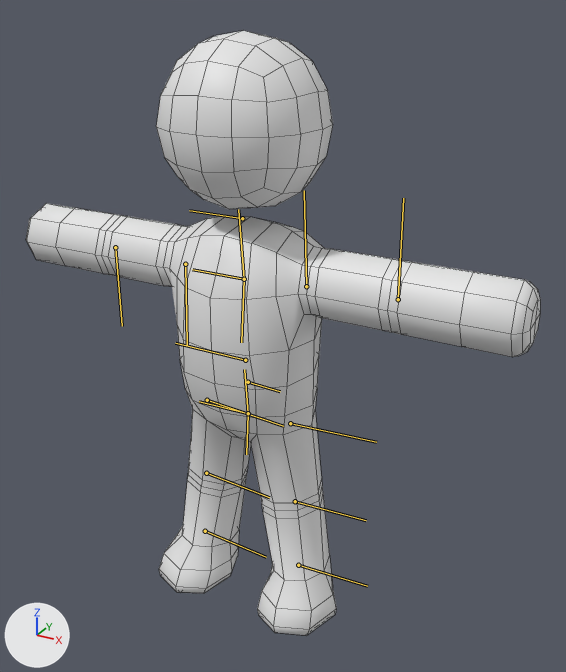
Two versions of the FBX model Assets/Models/Civilian/Civilian.FBX, one commit apart.
Both versions are drawn from a camera (50 mm lens) standing at (0.0277, -0.0449, 0.0463) and looking at (0.0018, 0.0022, 0.0227). Arrows for +X, +Y and +Z are at lower left; the lights stay in place. The bones that bend it are drawn over the model as lines. Mesh edges are drawn as thin lines.

The first picture shows 'Civilian'.
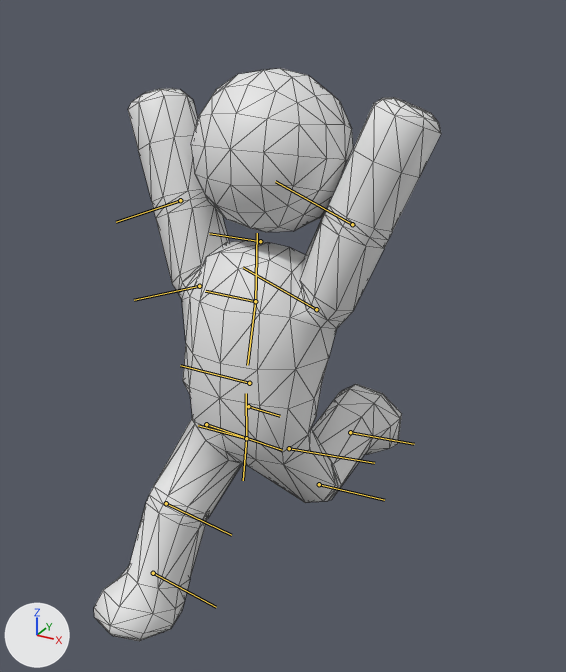
The newer file adds an action. The first version stands in its rest pose; the second is drawn at frame 21 of the action 'run'.

Patch to the scene script:
```diff
--- a/Assets/Models/Civilian/Civilian.FBX.py
+++ b/Assets/Models/Civilian/Civilian.FBX.py
@@ bone_civilian_pelvis @@
 bone_civilian_pelvis = bpy.data.objects['Armature'].pose.bones['Civilian_pelvis']
-bone_civilian_pelvis.location = (0.0, 0.0, 0.0)
-bone_civilian_pelvis.rotation_quaternion = (1.0, 0.0, 0.0, 0.0)  # degrees (0, 0, 0)
+bone_civilian_pelvis.location = (0.082, 0.003, 0.0)
+bone_civilian_pelvis.rotation_quaternion = (0.999, 0.002, -0.048, 0.0)  # degrees (0, -5, 0)
@@ bone_civilian_upperlegl @@
 bone_civilian_upperlegl = bpy.data.objects['Armature'].pose.bones['Civilian_UpperlegL']  # child of 'Civilian_ThighL'
-bone_civilian_upperlegl.rotation_quaternion = (1.0, 0.0, 0.0, 0.0)  # degrees (0, 0, 0)
+bone_civilian_upperlegl.rotation_quaternion = (0.933, -0.012, 0.36, 0.027)  # degrees (0, 42, 3)
@@ bone_civilian_lowerlegl @@
 bone_civilian_lowerlegl = bpy.data.objects['Armature'].pose.bones['Civilian_LowerlegL']  # child of 'Civilian_UpperlegL'
-bone_civilian_lowerlegl.rotation_quaternion = (1.0, 0.0, 0.0, 0.0)  # degrees (0, 0, 0)
+bone_civilian_lowerlegl.rotation_quaternion = (0.804, 0.005, 0.593, 0.05)  # degrees (13, 72, 16)
@@ bone_civilian_footl @@
 bone_civilian_footl = bpy.data.objects['Armature'].pose.bones['Civilian_FootL']  # child of 'Civilian_LowerlegL'
-bone_civilian_footl.rotation_quaternion = (1.0, 0.0, 0.0, 0.0)  # degrees (0, 0, 0)
+bone_civilian_footl.rotation_quaternion = (1.0, -0.002, -0.028, 0.0)  # degrees (0, -3, 0)
@@ bone_civilian_upperlegr @@
 bone_civilian_upperlegr = bpy.data.objects['Armature'].pose.bones['Civilian_UpperlegR']  # child of 'Civilian_ThighR'
-bone_civilian_upperlegr.rotation_quaternion = (1.0, 0.0, 0.0, 0.0)  # degrees (0, 0, 0)
+bone_civilian_upperlegr.rotation_quaternion = (0.917, 0.003, -0.398, 0.007)  # degrees (0, -47, 1)
@@ bone_civilian_lowerlegr @@
 bone_civilian_lowerlegr = bpy.data.objects['Armature'].pose.bones['Civilian_LowerlegR']  # child of 'Civilian_UpperlegR'
-bone_civilian_lowerlegr.rotation_quaternion = (1.0, 0.0, 0.0, 0.0)  # degrees (0, 0, 0)
+bone_civilian_lowerlegr.rotation_quaternion = (0.945, -0.004, 0.326, -0.025)  # degrees (-2, 38, -4)
@@ bone_civilian_footr @@
 bone_civilian_footr = bpy.data.objects['Armature'].pose.bones['Civilian_FootR']  # child of 'Civilian_LowerlegR'
-bone_civilian_footr.rotation_quaternion = (1.0, 0.0, 0.0, 0.0)  # degrees (0, 0, 0)
+bone_civilian_footr.rotation_quaternion = (1.0, 0.002, -0.028, 0.0)  # degrees (0, -3, 0)
@@ bone_civilian_spine1 @@
 bone_civilian_spine1 = bpy.data.objects['Armature'].pose.bones['Civilian_Spine1']  # child of 'Civilian_pelvis'
-bone_civilian_spine1.rotation_quaternion = (1.0, 0.0, 0.0, 0.0)  # degrees (0, 0, 0)
+bone_civilian_spine1.rotation_quaternion = (0.999, 0.001, 0.036, 0.0)  # degrees (0, 4, 0)
@@ bone_civilian_neck @@
 bone_civilian_neck = bpy.data.objects['Armature'].pose.bones['Civilian_Neck']  # child of 'Civilian_Spine2'
-bone_civilian_neck.rotation_quaternion = (1.0, 0.0, 0.0, 0.0)  # degrees (0, 0, 0)
+bone_civilian_neck.rotation_quaternion = (1.0, 0.0, 0.013, 0.0)  # degrees (0, 2, 0)
@@ bone_civilian_upperarml @@
 bone_civilian_upperarml = bpy.data.objects['Armature'].pose.bones['Civilian_UpperarmL']  # child of 'Civilian_ClavL'
-bone_civilian_upperarml.rotation_quaternion = (1.0, 0.0, 0.0, 0.0)  # degrees (0, 0, 0)
+bone_civilian_upperarml.rotation_quaternion = (0.821, -0.004, 0.007, 0.571)  # degrees (0, 1, 70)
@@ bone_civilian_upperarmr @@
 bone_civilian_upperarmr = bpy.data.objects['Armature'].pose.bones['Civilian_UpperarmR']  # child of 'Civilian_ClavR'
-bone_civilian_upperarmr.rotation_quaternion = (1.0, 0.0, 0.0, 0.0)  # degrees (0, 0, 0)
+bone_civilian_upperarmr.rotation_quaternion = (0.828, 0.005, 0.007, -0.56)  # degrees (0, 1, -68)
```

Boxes [x1, y1, x2, y2] around the edits, measured in the pictures (566 x 672 px):
'Civilian', posed (32% narrower): before [26, 31, 540, 635]; after [94, 68, 441, 641]
bone 'Civilian_pelvis', root to tip: before (248, 382) to (280, 391); after (248, 406) to (280, 416)
bone 'Civilian_UpperlegL', root to tip: before (290, 423) to (376, 442); after (289, 448) to (374, 463)
bone 'Civilian_LowerlegL', root to tip: before (295, 501) to (366, 520); after (319, 484) to (384, 500)
bone 'Civilian_FootL', root to tip: before (298, 565) to (367, 586); after (350, 432) to (414, 444)
bone 'Civilian_UpperlegR', root to tip: before (207, 400) to (283, 426); after (206, 424) to (282, 450)
bone 'Civilian_LowerlegR', root to tip: before (206, 473) to (269, 497); after (166, 503) to (231, 535)
bone 'Civilian_FootR', root to tip: before (205, 531) to (266, 557); after (153, 573) to (216, 607)
bone 'Civilian_Spine1', root to tip: before (248, 413) to (199, 401); after (246, 438) to (198, 425)
bone 'Civilian_Neck', root to tip: before (244, 279) to (192, 269); after (255, 301) to (205, 291)
bone 'Civilian_UpperarmL', root to tip: before (306, 286) to (304, 190); after (316, 309) to (243, 267)
bone 'Civilian_UpperarmR', root to tip: before (185, 264) to (187, 345); after (199, 286) to (134, 300)
